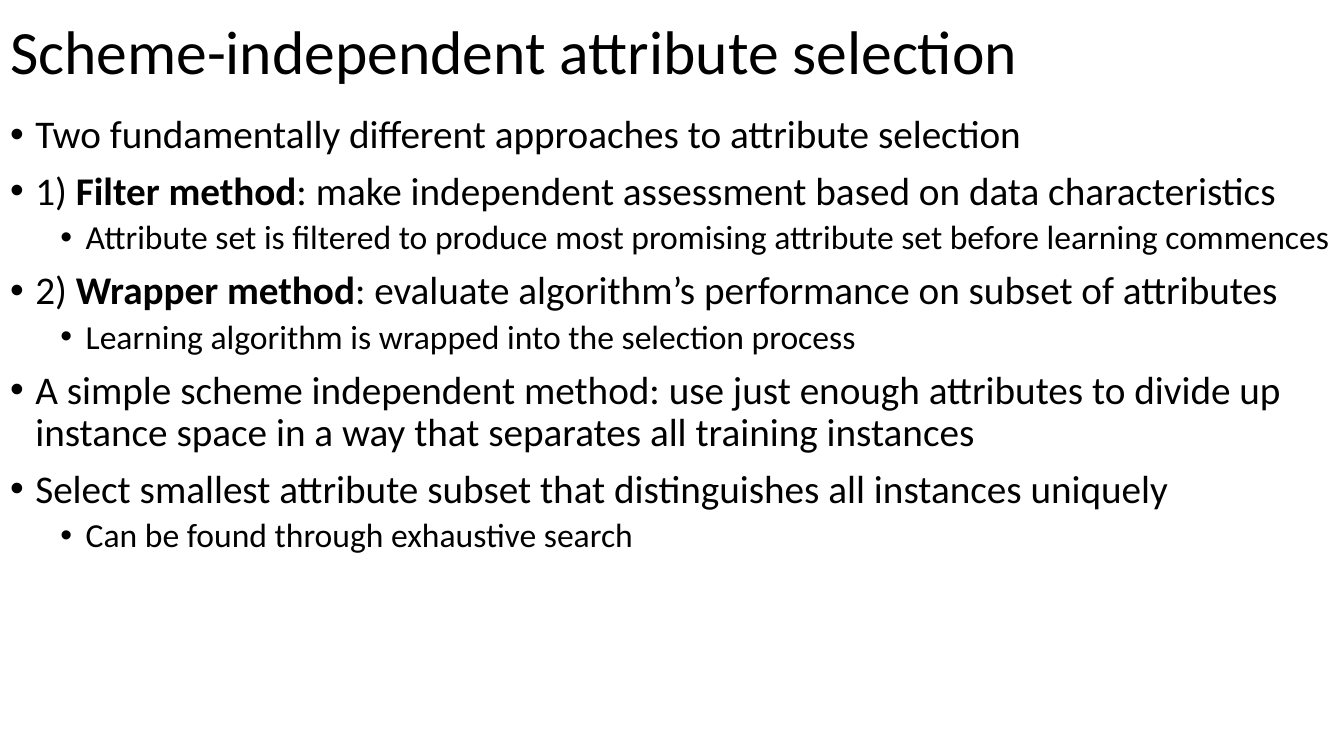
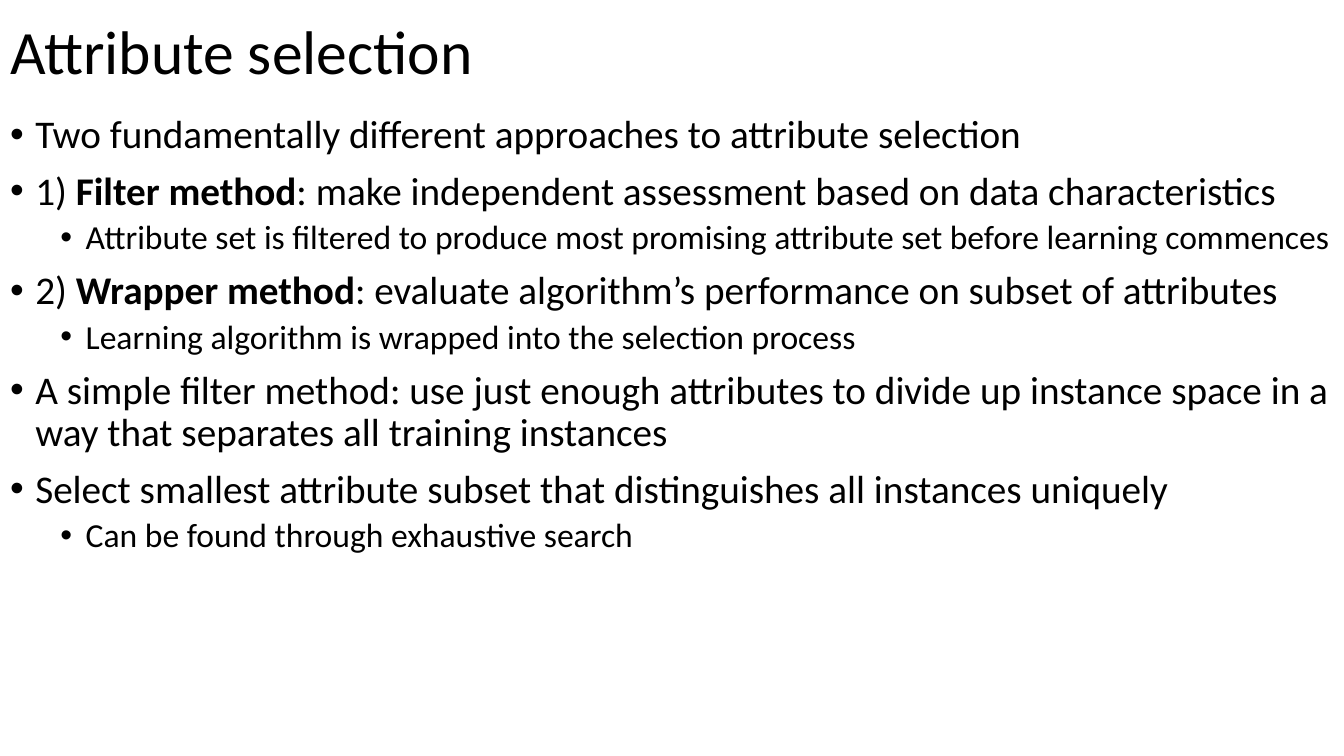
Before and after one commit to russellu/cs405, a slide deck: slide 6 of Lecture_14.pptx. Drawn at 1344x756 pixels with LibreOffice and Linux fonts; fonts in the diff are those of the drawing. Boxes give left, top, right and bottom in pixels: in the first picture for what was removed or moved away, otherwise in the second. Text is boxed around its words. In the diff, an @@ line names an element or a change of style, - is before the commit and + after.

```diff
--- a/Lecture_14.pptx
+++ b/Lecture_14.pptx
@@ title at [10,31,472,75]: text changed @@
-Scheme-independent attribute selection
+Attribute selection
@@ text at [35,376,1328,453]: text changed @@
-• A simple scheme independent method: use just enough attributes to divide up instance space in a way that separates all training instances
+• A simple filter method: use just enough attributes to divide up instance space in a way that separates all training instances
```
Also in this commit, not shown: 13 other slides changed, 2 slides added, 1 slide removed, 2 other files.
